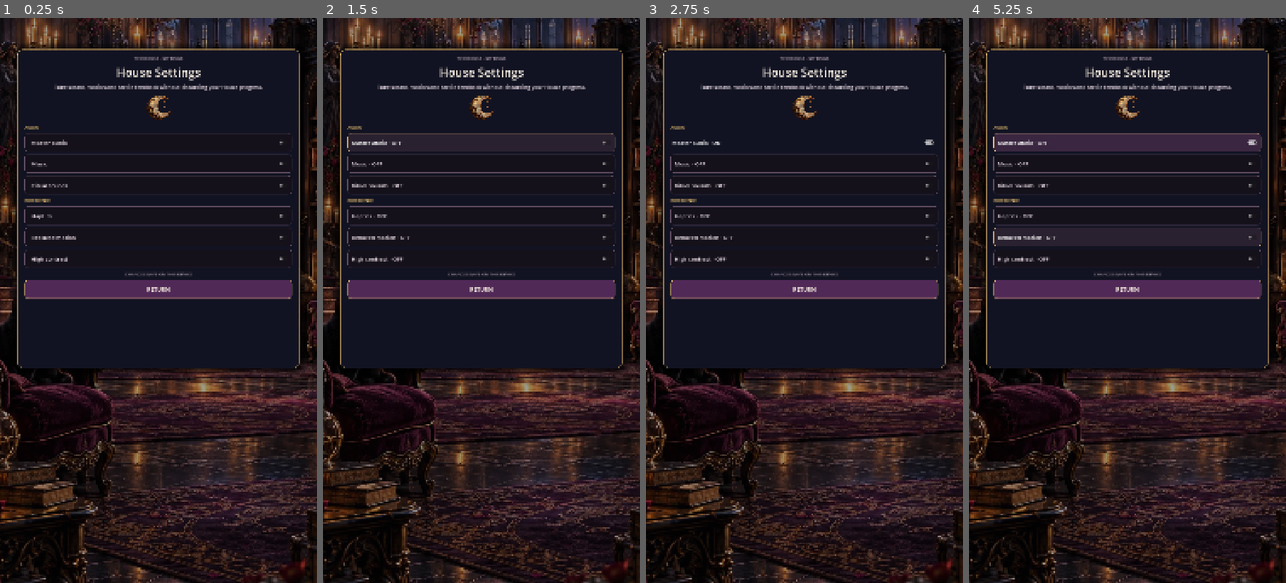
Above: before the commit, frames 1-4 (left to right).
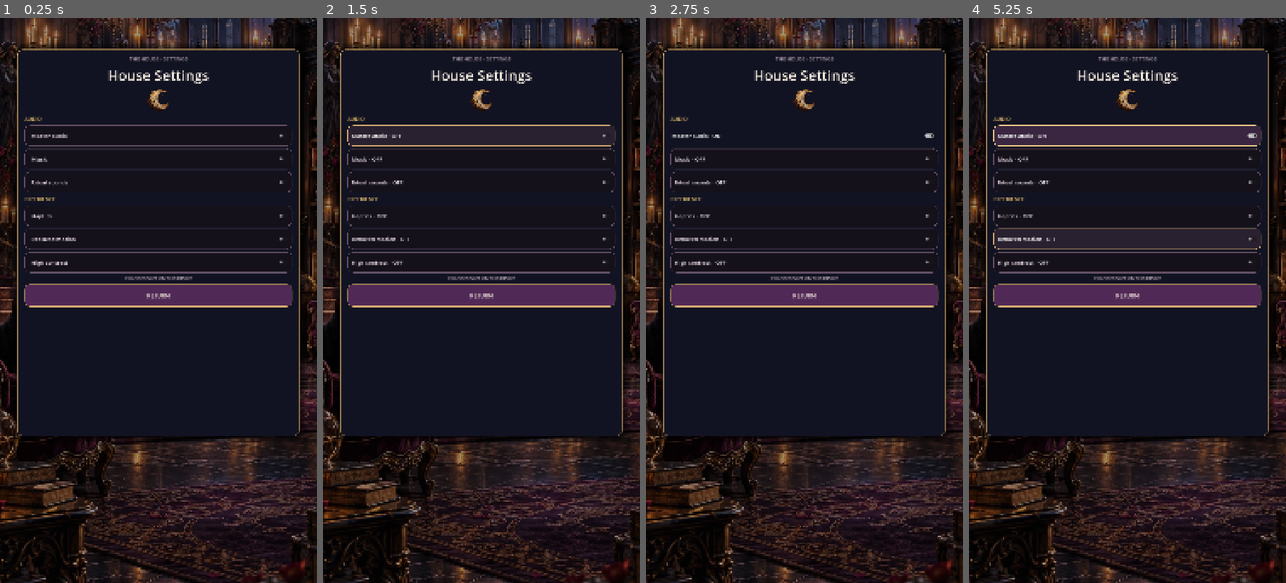
Above: after the commit, the same moments.

Repository: Jay-prodesign/akilta-match3
Game: Godot game, scene res://src/ui/settings/settings_panel.tscn
Same seed, same stepped clock (60 frames per second), same inputs: the game is played once before the commit and once after it. This scene is started directly instead of the project's main scene.
Inputs:
- Up to frame 1 (0.25 s): no input
- Up to frame 2 (1.5 s): click "Master audio" at 0.5 s; click "Master audio · ON" at 1.25 s
- Up to frame 3 (2.75 s): click "Master audio · OFF" at 2 s
- Up to frame 4 (5.25 s): click "Haptics · OFF" at 2.75 s; click "Haptics · ON" at 3.5 s; click "Reduced motion · OFF" at 4.25 s; click "Reduced motion · ON" at 5 s

The runs differ from the first frame. In frame 1, 14% of the frame differs, in the area x 3-96%, y 6-75%; in frame 2, 14%; in frame 3, 14%; in frame 4, 16%.

Commit message:
Strengthen Settings North Star hierarchy

Diff:
--- a/src/ui/settings/settings_panel.tscn
+++ b/src/ui/settings/settings_panel.tscn
@@ -27,10 +27,10 @@
 border_width_right = 1
 border_width_bottom = 1
 border_color = Color(0.455, 0.361, 0.451, 0.54)
-corner_radius_top_left = 12
-corner_radius_top_right = 12
-corner_radius_bottom_right = 12
-corner_radius_bottom_left = 12
+corner_radius_top_left = 18
+corner_radius_top_right = 18
+corner_radius_bottom_right = 18
+corner_radius_bottom_left = 18
 content_margin_left = 14.0
 content_margin_right = 14.0
 
@@ -41,10 +41,10 @@
 border_width_right = 2
 border_width_bottom = 2
 border_color = Color(0.835, 0.678, 0.439, 1)
-corner_radius_top_left = 12
-corner_radius_top_right = 12
-corner_radius_bottom_right = 12
-corner_radius_bottom_left = 12
+corner_radius_top_left = 18
+corner_radius_top_right = 18
+corner_radius_bottom_right = 18
+corner_radius_bottom_left = 18
 
 [sub_resource type="StyleBoxFlat" id="CardHigh"]
 bg_color = Color(0.031, 0.039, 0.071, 1)
@@ -71,10 +71,10 @@
 border_width_right = 1
 border_width_bottom = 1
 border_color = Color(0.835, 0.678, 0.439, 1)
-corner_radius_top_left = 12
-corner_radius_top_right = 12
-corner_radius_bottom_right = 12
-corner_radius_bottom_left = 12
+corner_radius_top_left = 18
+corner_radius_top_right = 18
+corner_radius_bottom_right = 18
+corner_radius_bottom_left = 18
 content_margin_left = 14.0
 content_margin_right = 14.0
 
@@ -85,10 +85,10 @@
 border_width_right = 1
 border_width_bottom = 1
 border_color = Color(0.941, 0.808, 0.541, 1)
-corner_radius_top_left = 12
-corner_radius_top_right = 12
-corner_radius_bottom_right = 12
-corner_radius_bottom_left = 12
+corner_radius_top_left = 18
+corner_radius_top_right = 18
+corner_radius_bottom_right = 18
+corner_radius_bottom_left = 18
 content_margin_left = 14.0
 content_margin_right = 14.0
 
@@ -99,10 +99,10 @@
 border_width_right = 2
 border_width_bottom = 2
 border_color = Color(1, 0.945, 0.714, 0.84)
-corner_radius_top_left = 12
-corner_radius_top_right = 12
-corner_radius_bottom_right = 12
-corner_radius_bottom_left = 12
+corner_radius_top_left = 18
+corner_radius_top_right = 18
+corner_radius_bottom_right = 18
+corner_radius_bottom_left = 18
 content_margin_left = 14.0
 content_margin_right = 14.0
 
@@ -113,10 +113,10 @@
 border_width_right = 2
 border_width_bottom = 2
 border_color = Color(1, 0.945, 0.714, 1)
-corner_radius_top_left = 12
-corner_radius_top_right = 12
-corner_radius_bottom_right = 12
-corner_radius_bottom_left = 12
+corner_radius_top_left = 18
+corner_radius_top_right = 18
+corner_radius_bottom_right = 18
+corner_radius_bottom_left = 18
 content_margin_left = 14.0
 content_margin_right = 14.0
 
@@ -127,10 +127,10 @@
 border_width_right = 2
 border_width_bottom = 2
 border_color = Color(1, 0.945, 0.714, 1)
-corner_radius_top_left = 12
-corner_radius_top_right = 12
-corner_radius_bottom_right = 12
-corner_radius_bottom_left = 12
+corner_radius_top_left = 18
+corner_radius_top_right = 18
+corner_radius_bottom_right = 18
+corner_radius_bottom_left = 18
 content_margin_left = 14.0
 content_margin_right = 14.0
 
@@ -141,10 +141,10 @@
 border_width_right = 2
 border_width_bottom = 2
 border_color = Color(0.835, 0.678, 0.439, 1)
-corner_radius_top_left = 12
-corner_radius_top_right = 12
-corner_radius_bottom_right = 12
-corner_radius_bottom_left = 12
+corner_radius_top_left = 18
+corner_radius_top_right = 18
+corner_radius_bottom_right = 18
+corner_radius_bottom_left = 18
 
 [sub_resource type="StyleBoxFlat" id="ClosePressed"]
 bg_color = Color(0.243, 0.114, 0.263, 1)
@@ -153,10 +153,10 @@
 border_width_right = 2
 border_width_bottom = 2
 border_color = Color(0.835, 0.678, 0.439, 1)
-corner_radius_top_left = 12
-corner_radius_top_right = 12
-corner_radius_bottom_right = 12
-corner_radius_bottom_left = 12
+corner_radius_top_left = 18
+corner_radius_top_right = 18
+corner_radius_bottom_right = 18
+corner_radius_bottom_left = 18
 
 [sub_resource type="StyleBoxFlat" id="CloseHigh"]
 bg_color = Color(0.388, 0.208, 0.416, 1)
@@ -165,10 +165,10 @@
 border_width_right = 3
 border_width_bottom = 3
 border_color = Color(1, 0.945, 0.714, 1)
-corner_radius_top_left = 12
-corner_radius_top_right = 12
-corner_radius_bottom_right = 12
-corner_radius_bottom_left = 12
+corner_radius_top_left = 18
+corner_radius_top_right = 18
+corner_radius_bottom_right = 18
+corner_radius_bottom_left = 18
 
 [node name="SettingsPanel" type="Control"]
 layout_mode = 3
@@ -228,7 +228,7 @@
 anchor_left = 0.055
 anchor_top = 0.055
 anchor_right = 0.945
-anchor_bottom = 0.62
+anchor_bottom = 0.74
 grow_horizontal = 2
 grow_vertical = 2
 theme_override_styles/panel = SubResource("Card")
@@ -241,18 +241,19 @@
 [node name="Eyebrow" type="Label" parent="Card/Content"]
 layout_mode = 2
 theme_override_colors/font_color = Color(0.663, 0.6, 0.659, 1)
-theme_override_font_sizes/font_size = 15
+theme_override_font_sizes/font_size = 18
 text = "THE HOUSE · SETTINGS"
 horizontal_alignment = 1
 
 [node name="Title" type="Label" parent="Card/Content"]
 layout_mode = 2
 theme_override_colors/font_color = Color(0.945, 0.91, 0.866, 1)
-theme_override_font_sizes/font_size = 40
+theme_override_font_sizes/font_size = 48
 text = "House Settings"
 horizontal_alignment = 1
 
 [node name="Intro" type="Label" parent="Card/Content"]
+visible = false
 layout_mode = 2
 theme_override_colors/font_color = Color(0.851, 0.804, 0.835, 1)
 theme_override_font_sizes/font_size = 18
@@ -261,7 +262,7 @@
 autowrap_mode = 2
 
 [node name="HouseSigil" type="TextureRect" parent="Card/Content"]
-custom_minimum_size = Vector2(0, 96)
+custom_minimum_size = Vector2(0, 84)
 layout_mode = 2
 mouse_filter = 2
 expand_mode = 1
@@ -271,34 +272,34 @@
 [node name="AudioLabel" type="Label" parent="Card/Content"]
 layout_mode = 2
 theme_override_colors/font_color = Color(0.851, 0.71, 0.416, 1)
-theme_override_font_sizes/font_size = 15
+theme_override_font_sizes/font_size = 18
 text = "AUDIO"
 
 [node name="Master" type="CheckButton" parent="Card/Content"]
-custom_minimum_size = Vector2(0, 62)
+custom_minimum_size = Vector2(0, 70)
 layout_mode = 2
 theme_override_colors/font_color = Color(0.945, 0.91, 0.866, 1)
-theme_override_font_sizes/font_size = 20
+theme_override_font_sizes/font_size = 21
 theme_override_styles/normal = SubResource("Toggle")
 theme_override_styles/hover = SubResource("Toggle")
 theme_override_styles/pressed = SubResource("Toggle")
 text = "  Master audio"
 
 [node name="Music" type="CheckButton" parent="Card/Content"]
-custom_minimum_size = Vector2(0, 64)
-layout_mode = 2
-theme_override_colors/font_color = Color(0.851, 0.804, 0.835, 1)
-theme_override_font_sizes/font_size = 20
+custom_minimum_size = Vector2(0, 70)
+layout_mode = 2
+theme_override_colors/font_color = Color(0.851, 0.804, 0.835, 1)
+theme_override_font_sizes/font_size = 21
 theme_override_styles/normal = SubResource("Toggle")
 theme_override_styles/hover = SubResource("Toggle")
 theme_override_styles/pressed = SubResource("Toggle")
 text = "  Music"
 
 [node name="SFX" type="CheckButton" parent="Card/Content"]
-custom_minimum_size = Vector2(0, 64)
-layout_mode = 2
-theme_override_colors/font_color = Color(0.851, 0.804, 0.835, 1)
-theme_override_font_sizes/font_size = 20
+custom_minimum_size = Vector2(0, 70)
+layout_mode = 2
+theme_override_colors/font_color = Color(0.851, 0.804, 0.835, 1)
+theme_override_font_sizes/font_size = 21
 theme_override_styles/normal = SubResource("Toggle")
 theme_override_styles/hover = SubResource("Toggle")
 theme_override_styles/pressed = SubResource("Toggle")
@@ -307,34 +308,34 @@
 [node name="ExperienceLabel" type="Label" parent="Card/Content"]
 layout_mode = 2
 theme_override_colors/font_color = Color(0.851, 0.71, 0.416, 1)
-theme_override_font_sizes/font_size = 15
+theme_override_font_sizes/font_size = 18
 text = "EXPERIENCE"
 
 [node name="Haptics" type="CheckButton" parent="Card/Content"]
-custom_minimum_size = Vector2(0, 64)
-layout_mode = 2
-theme_override_colors/font_color = Color(0.851, 0.804, 0.835, 1)
-theme_override_font_sizes/font_size = 20
+custom_minimum_size = Vector2(0, 70)
+layout_mode = 2
+theme_override_colors/font_color = Color(0.851, 0.804, 0.835, 1)
+theme_override_font_sizes/font_size = 21
 theme_override_styles/normal = SubResource("Toggle")
 theme_override_styles/hover = SubResource("Toggle")
 theme_override_styles/pressed = SubResource("Toggle")
 text = "  Haptics"
 
 [node name="Reduced" type="CheckButton" parent="Card/Content"]
-custom_minimum_size = Vector2(0, 64)
-layout_mode = 2
-theme_override_colors/font_color = Color(0.851, 0.804, 0.835, 1)
-theme_override_font_sizes/font_size = 20
+custom_minimum_size = Vector2(0, 70)
+layout_mode = 2
+theme_override_colors/font_color = Color(0.851, 0.804, 0.835, 1)
+theme_override_font_sizes/font_size = 21
 theme_override_styles/normal = SubResource("Toggle")
 theme_override_styles/hover = SubResource("Toggle")
 theme_override_styles/pressed = SubResource("Toggle")
 text = "  Reduced motion"
 
 [node name="Contrast" type="CheckButton" parent="Card/Content"]
-custom_minimum_size = Vector2(0, 64)
-layout_mode = 2
-theme_override_colors/font_color = Color(0.851, 0.804, 0.835, 1)
-theme_override_font_sizes/font_size = 20
+custom_minimum_size = Vector2(0, 70)
+layout_mode = 2
+theme_override_colors/font_color = Color(0.851, 0.804, 0.835, 1)
+theme_override_font_sizes/font_size = 21
 theme_override_styles/normal = SubResource("Toggle")
 theme_override_styles/hover = SubResource("Toggle")
 theme_override_styles/pressed = SubResource("Toggle")
@@ -348,10 +349,10 @@
 horizontal_alignment = 1
 
 [node name="Close" type="Button" parent="Card/Content"]
-custom_minimum_size = Vector2(0, 64)
+custom_minimum_size = Vector2(0, 76)
 layout_mode = 2
 theme_override_colors/font_color = Color(0.0627, 0.051, 0.0706, 1)
-theme_override_font_sizes/font_size = 20
+theme_override_font_sizes/font_size = 21
 theme_override_styles/normal = SubResource("Close")
 theme_override_styles/hover = SubResource("Close")
 theme_override_styles/pressed = SubResource("Close")
